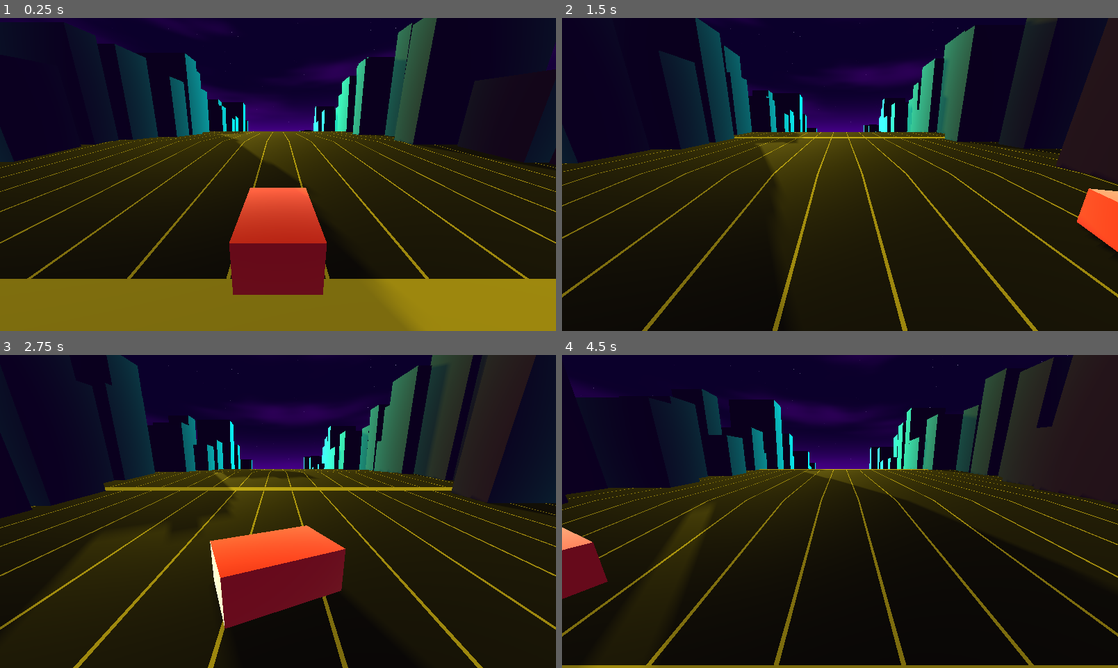
Above: before the commit, frames 1-4 (two rows, left to right).
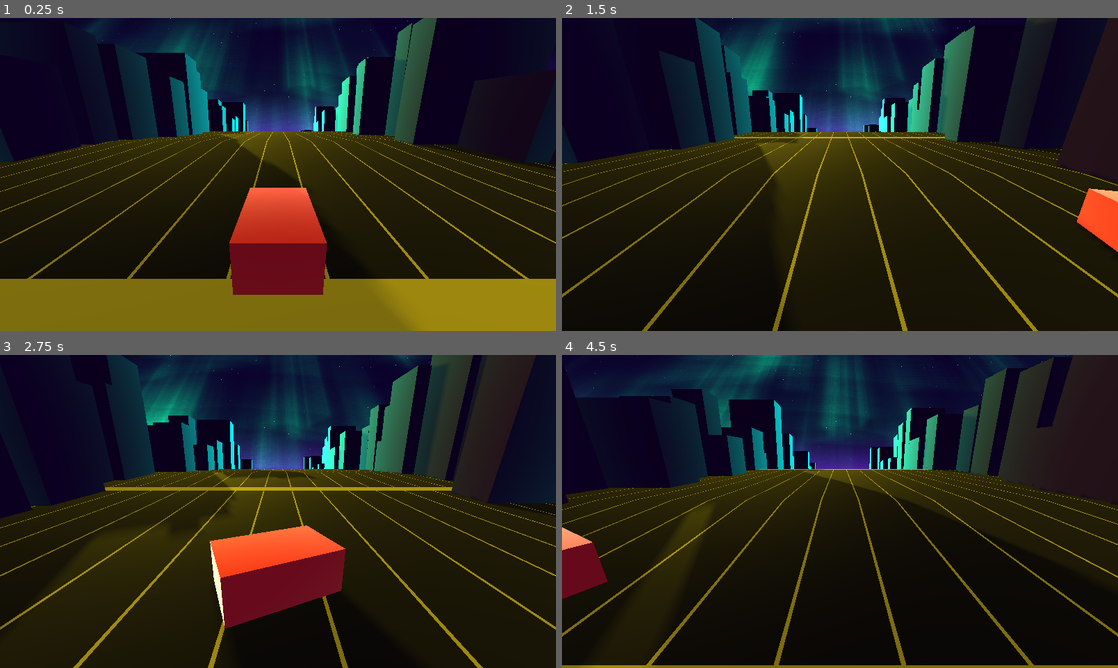
Above: after the commit, the same moments.

Repository: bjornarprytz/waves
Game: Godot game, scene res://main.tscn
The game is run twice, just before and just after one commit, with the same random seed, the same clock (stepped at 60 frames per second) and the same inputs.
Inputs:
- Up to frame 1 (0.25 s): no input
- Up to frame 2 (1.5 s): hold Right (ui_right) 0.53-1.28 s; hold Left (ui_left) from 1.28 s (still down)
- Up to frame 3 (2.75 s): release Left (ui_left) at 2.03 s; hold Right (ui_right) from 2.03 s (still down)
- Up to frame 4 (4.5 s): release Right (ui_right) at 3.53 s; hold Left (ui_left) from 3.53 s (still down)

The runs differ from the first frame. In frame 1, 6.1% of the frame differs, in the area x 13-74%, y 0-37%; in frame 2, 6.7%; in frame 3, 7.5%; in frame 4, 9.1%, in the area x 0-91%, y 0-37%.

Commit message:
Aurora borealis

Diff:
--- /dev/null
+++ b/src/aurora.gdshader
@@ -0,0 +1,88 @@
+shader_type spatial;
+
+render_mode blend_add, depth_draw_never, cull_back, unshaded;
+
+uniform float speed = 0.01;
+uniform vec4 color : source_color = vec4(0.0, 1.0, 0.5, 1.0);
+uniform float emission_strength = 5.0;
+uniform sampler2D noise;
+uniform float offset = 0.0;
+uniform float smoothness = 0.15;
+uniform float distort = 1.0;
+uniform float scale = 0.02;
+
+group_uniforms Raymarching;
+uniform float STEP = 0.01;
+uniform float BASE_DENSITY = 2.0;
+
+varying vec3 camera_position;
+varying vec3 vertex_position;
+
+
+float amplify(float value) {
+	float magic_number = 0.166504;
+	float output = 0.0;
+	value = clamp(value, 0.0, 1.0);
+	value = pow(value, 2.0);
+	output += pow(magic_number, 4.0) * value;
+	value = pow(value, 2.0);
+	output += magic_number * value;
+	value = pow(value, 2.0);
+	output += value;
+	return output;
+}
+
+float interpolate_noise(vec2 uv1, vec2 uv2) {
+	return smoothstep(
+		-smoothness, smoothness, texture(noise, uv1).r - texture(noise, uv2).r
+	);
+}
+
+float random_wave(vec2 uv) {
+	vec2 uv_distort = texture(noise, uv).rr * distort * 0.5;
+	vec2 uv1 = uv * scale + vec2(TIME * speed, TIME * speed - offset) + uv_distort;
+	vec2 uv2 = uv * scale + vec2(TIME * speed + 0.5, TIME * speed + offset) + uv_distort;
+	float interpolated_noise = interpolate_noise(uv1, uv2);
+	float intensity = 0.2 + clamp((0.5 - abs(interpolated_noise - 0.5)) * 1.5, 0.0, 1.0);
+	float wave = amplify(intensity);
+	return wave;
+}
+
+float ray_march(vec3 ray_origin, vec3 ray_direction, float start, float time) {
+	float density = 0.0;
+	float dist = start + STEP;
+
+	while (true) {
+		vec3 point = ray_origin + ray_direction * (dist);
+		// Check if the point is outside of the mesh (-1 to 1 in all directions)
+		if (clamp(point, vec3(-1.0, -1.0, -1.0), vec3(1.0, 1.0, 1.0)) != point) {
+			break;
+		}
+		vec2 uv = vec2((point.x + 1.0) * 0.5, (point.z + 1.0) * 0.5);
+		float wave_value = random_wave(uv);
+		float height_factor = (1.0 - point.y) * 0.5;
+		float point_density = BASE_DENSITY * STEP * height_factor * wave_value;
+		density += point_density;
+		dist += STEP;
+	}
+
+	return density;
+}
+
+void vertex() {
+	vertex_position = VERTEX;
+	// Use object space
+	camera_position = (inverse(MODELVIEW_MATRIX) * vec4(0.0, 0.0, 0.0, 1.0)).xyz;
+}
+
+void fragment() {
+	vec3 ray_origin = camera_position;
+	vec3 ray_direction = normalize(vertex_position - ray_origin);
+	float density = ray_march(
+		ray_origin, ray_direction, length(camera_position - vertex_position), TIME
+	);
+
+	ALBEDO = color.rgb * density;
+	EMISSION = color.rgb * density * emission_strength;
+	ALPHA = density;
+}
--- /dev/null
+++ b/src/aurora.tscn
@@ -0,0 +1,36 @@
+[gd_scene load_steps=7 format=3 uid="uid://oyfamr18wj3p"]
+
+[ext_resource type="Shader" uid="uid://bnnvfessi7cy2" path="res://aurora.gdshader" id="1_aurora"]
+
+[sub_resource type="FastNoiseLite" id="FastNoiseLite_j0n6b"]
+noise_type = 4
+
+[sub_resource type="NoiseTexture2D" id="NoiseTexture2D_3yll8"]
+noise = SubResource("FastNoiseLite_j0n6b")
+
+[sub_resource type="ShaderMaterial" id="ShaderMaterial_j0n6b"]
+render_priority = 0
+shader = ExtResource("1_aurora")
+shader_parameter/speed = 0.01
+shader_parameter/color = Color(0, 1, 0.5, 1)
+shader_parameter/emission_strength = 5.0
+shader_parameter/noise = SubResource("NoiseTexture2D_3yll8")
+shader_parameter/offset = 0.0
+shader_parameter/smoothness = 0.3
+shader_parameter/distort = 1.0
+shader_parameter/scale = 1.0
+shader_parameter/STEP = 0.01
+shader_parameter/BASE_DENSITY = 5.0
+
+[sub_resource type="BoxMesh" id="BoxMesh_3yll8"]
+material = SubResource("ShaderMaterial_j0n6b")
+
+[sub_resource type="Environment" id="Environment_j0n6b"]
+background_mode = 1
+
+[node name="Aurora" type="MeshInstance3D"]
+transform = Transform3D(1000.00006, 0, 0, 0, 65.23367, 75.79295, 0, -75.79295, 65.23367, 0, 0, 0)
+mesh = SubResource("BoxMesh_3yll8")
+
+[node name="WorldEnvironment" type="WorldEnvironment" parent="."]
+environment = SubResource("Environment_j0n6b")
--- a/src/main.tscn
+++ b/src/main.tscn
@@ -1,20 +1,18 @@
-[gd_scene load_steps=8 format=3 uid="uid://cgrejd4v5ywd3"]
+[gd_scene load_steps=9 format=3 uid="uid://cgrejd4v5ywd3"]
 
 [ext_resource type="Script" uid="uid://b2lwj7ap00k72" path="res://main.gd" id="1_h2yge"]
 [ext_resource type="PackedScene" uid="uid://bccp5jxnm18cp" path="res://ground.tscn" id="2_0xm2m"]
 [ext_resource type="PackedScene" uid="uid://dnlnc82km7nue" path="res://car.tscn" id="3_h2yge"]
 [ext_resource type="Shader" uid="uid://c8n24bpcms5uf" path="res://sky.gdshader" id="4_sky"]
+[ext_resource type="PackedScene" uid="uid://oyfamr18wj3p" path="res://aurora.tscn" id="5_aurora"]
 
 [sub_resource type="ShaderMaterial" id="ShaderMaterial_sky"]
 shader = ExtResource("4_sky")
 shader_parameter/horizon_color = Color(0.545, 0, 1, 1)
 shader_parameter/sky_color = Color(0.063, 0, 0.173, 1)
 shader_parameter/star_color = Color(1, 1, 1, 1)
-shader_parameter/cloud_color = Color(0.5, 0, 0.8, 1)
-shader_parameter/star_density = 0.4710000223725
-shader_parameter/star_brightness = 0.7590000360525
-shader_parameter/cloud_speed = 0.05
-shader_parameter/cloud_scale = 3.0
+shader_parameter/star_density = 1.0
+shader_parameter/star_brightness = 0.78000003705
 
 [sub_resource type="Sky" id="Sky_synth"]
 sky_material = SubResource("ShaderMaterial_sky")
@@ -43,6 +41,9 @@
 unique_name_in_owner = true
 transform = Transform3D(1, 0, 0, 0, 0.99999994, 0, 0, 0, 0.99999994, 0, -0.961, -1.59)
 
+[node name="Aurora" parent="." instance=ExtResource("5_aurora")]
+transform = Transform3D(1000.00006, 0, 0, 0, 65.23367, 75.79295, 0, -75.79295, 65.23367, 0, 35.249466, -167.2198)
+
 [node name="CanvasLayer" type="CanvasLayer" parent="."]
 
 [node name="Sun" type="DirectionalLight3D" parent="."]
--- a/src/sky.gdshader
+++ b/src/sky.gdshader
@@ -3,12 +3,9 @@
 uniform vec3 horizon_color : source_color = vec3(0.545, 0.0, 1.0);
 uniform vec3 sky_color : source_color = vec3(0.063, 0.0, 0.173);
 uniform vec3 star_color : source_color = vec3(1.0, 1.0, 1.0);
-uniform vec3 cloud_color : source_color = vec3(0.5, 0.0, 0.8);
 
 uniform float star_density : hint_range(0.0, 1.0) = 0.3;
 uniform float star_brightness : hint_range(0.0, 2.0) = 1.0;
-uniform float cloud_speed : hint_range(0.0, 0.5) = 0.05;
-uniform float cloud_scale : hint_range(1.0, 10.0) = 3.0;
 
 // Simple hash function for pseudo-random values
 float hash(vec2 p) {
@@ -31,18 +28,6 @@
     float d = hash(i + vec2(1.0, 1.0));
 
     return mix(mix(a, b, f.x), mix(c, d, f.x), f.y);
-}
-
-// FBM (Fractal Brownian Motion) for clouds
-float fbm(vec2 p) {
-    float value = 0.0;
-    float amplitude = 0.5;
-    for(int i = 0; i < 4; i++) {
-        value += amplitude * noise(p);
-        p *= 2.0;
-        amplitude *= 0.5;
-    }
-    return value;
 }
 
 // Generate stars with smooth falloff
@@ -91,15 +76,7 @@
     float star_mask = smoothstep(-0.1, 0.3, elevation);
     vec2 star_uv = vec2(azimuth * 4.0, (elevation + 1.0) * 2.0);
     float star_field = stars(star_uv, star_density) * star_mask * star_brightness;
-    vec3 sky_with_stars = base_sky + star_color * star_field;
-
-    // Clouds (parallax layer 1)
-    vec2 cloud_uv = vec2(azimuth * 2.0 + TIME * cloud_speed, (elevation + 0.5) * 2.0);
-    float clouds = fbm(cloud_uv * cloud_scale);
-    clouds = smoothstep(0.4, 0.7, clouds);
-    clouds *= smoothstep(-0.2, 0.5, elevation);
-    clouds *= smoothstep(0.8, 0.5, elevation);
-    vec3 final_sky = mix(sky_with_stars, cloud_color, clouds * 0.4);
+    vec3 final_sky = base_sky + star_color * star_field;
 
     COLOR = final_sky;
 }
Not shown, added: src/aurora.gdshader.uid
Not shown: 1 places in src/building.tscn that only renumber resources
Not shown, changed: readme.md
